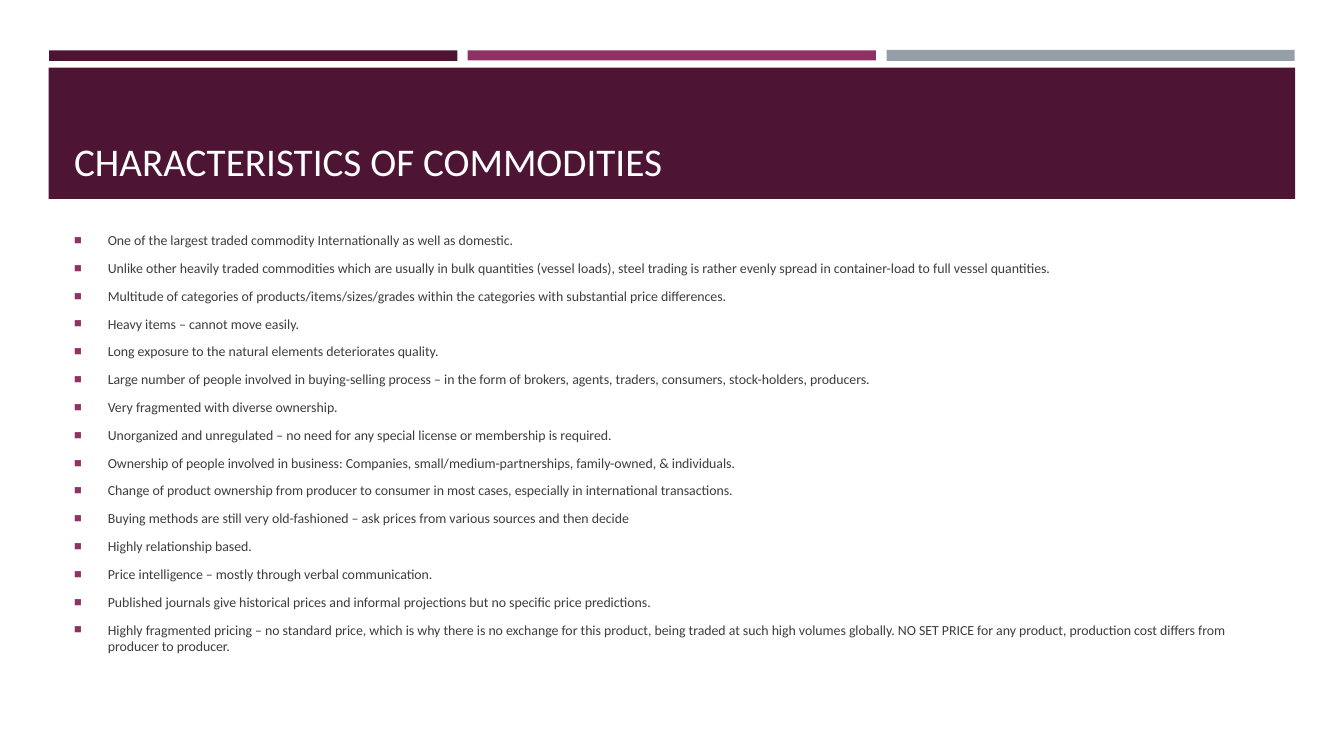
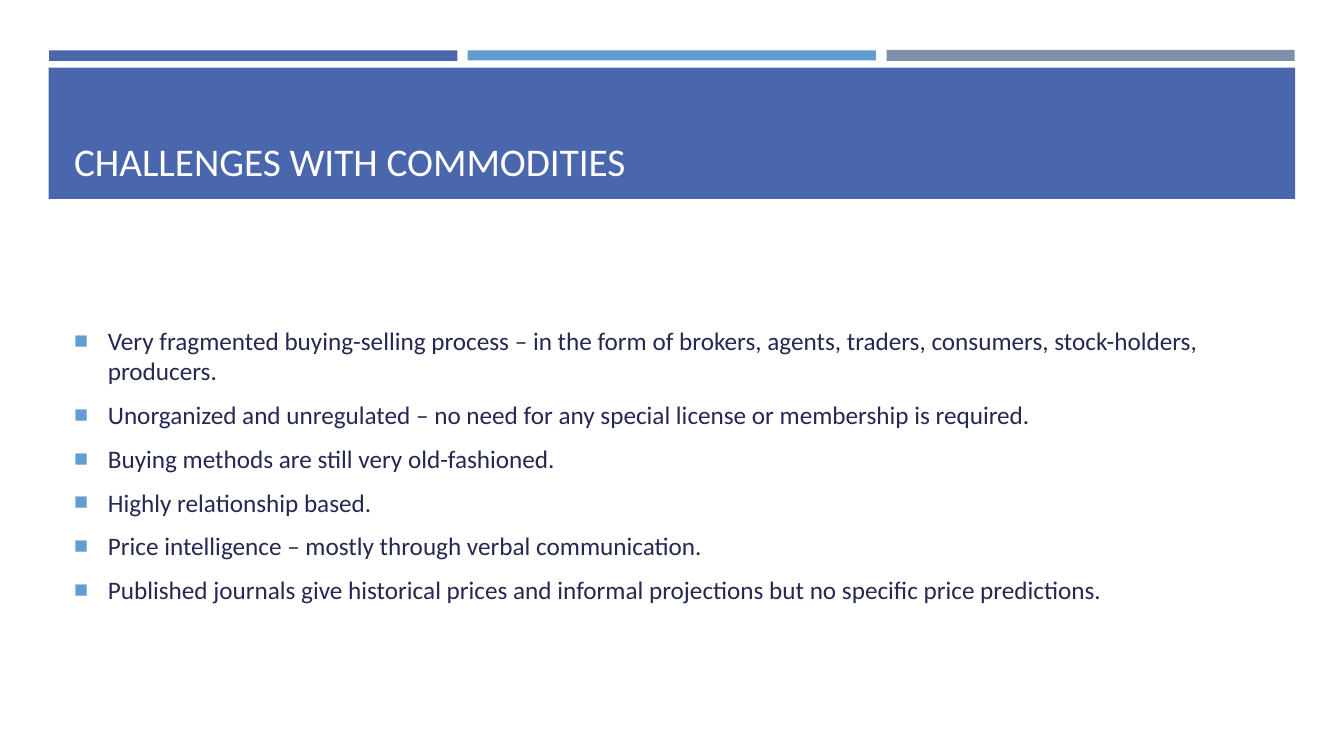
Before and after one commit to lvibb/sandbox, a slide deck: slide 4 of mlnd/projects/capstone/CapStone_Proposal.pptx (slide 5 before the commit). Drawn at 1344x756 pixels with LibreOffice and Linux fonts; fonts in the diff are those of the drawing. Boxes give left, top, right and bottom in pixels: in the first picture for what was removed or moved away, otherwise in the second. Text is boxed around its words. In the diff, an @@ line names an element or a change of style, - is before the commit and + after.

```diff
--- a/mlnd/projects/capstone/CapStone_Proposal.pptx
+++ b/mlnd/projects/capstone/CapStone_Proposal.pptx
@@ rectangle at [49,50,458,60]: fill #4D1434 to #4A66AC @@
@@ rectangle at [468,50,876,60]: fill #903163 to #629DD1 @@
@@ rectangle at [886,50,1295,62]: fill #969FA7 to #7F8FA9 @@
@@ rectangle at [48,68,1296,199]: fill #4D1434 to #4A66AC @@
@@ title at [74,150,626,177]: text changed @@
-CHARACTERISTICS OF COMMODITIES
+CHALLENGES WITH COMMODITIES
@@ text at [108,332,1196,384]: text changed; size 9.9 to 18 pt; text colour #3D3D3D to #242852 @@
-■ One of the largest traded commodity Internationally as well as domestic.
-■ Unlike other heavily traded commodities which are usually in bulk quantities (vessel loads), steel trading is rather evenly spread in container-load to full vessel quantities.
-■ Multitude of categories of products/items/sizes/grades within the categories with substantial price differences.
-■ Heavy items – cannot move easily.
-■ Long exposure to the natural elements deteriorates quality.
-■ Large number of people involved in buying-selling process – in the form of brokers, agents, traders, consumers, stock-holders, producers.
-■ Very fragmented with diverse ownership.
+■ Very fragmented buying-selling process – in the form of brokers, agents, traders, consumers, stock-holders, producers.
@@ text at [108,406,1101,604]: size 9.9 to 18 pt, text colour #3D3D3D to #242852 in "Unorganized and unregulated – no need for ...", "Highly relationship based.", "Price intelligence – mostly through verbal communication.", "Published journals give historical prices and informal ..."; more space between paragraphs; bullet colour #903163 to #629DD1 @@
@@ text at [108,450,554,473]: text changed; size 9.9 to 18 pt; text colour #3D3D3D to #242852 @@
-■ Ownership of people involved in business: Companies, small/medium-partnerships, family-owned, & individuals.
-■ Change of product ownership from producer to consumer in most cases, especially in international transactions.
-■ Buying methods are still very old-fashioned – ask prices from various sources and then decide
+■ Buying methods are still very old-fashioned.
@@ text at [108,625,1225,653]: paragraph removed @@
-■ Highly fragmented pricing – no standard price, which is why there is no exchange for this product, being traded at such high volumes globally. NO SET PRICE for any product, production cost differs from producer to producer.
```
Also in this commit, not shown: 4 other slides changed, 4 slides added, 4 slides removed, 4 other files.
